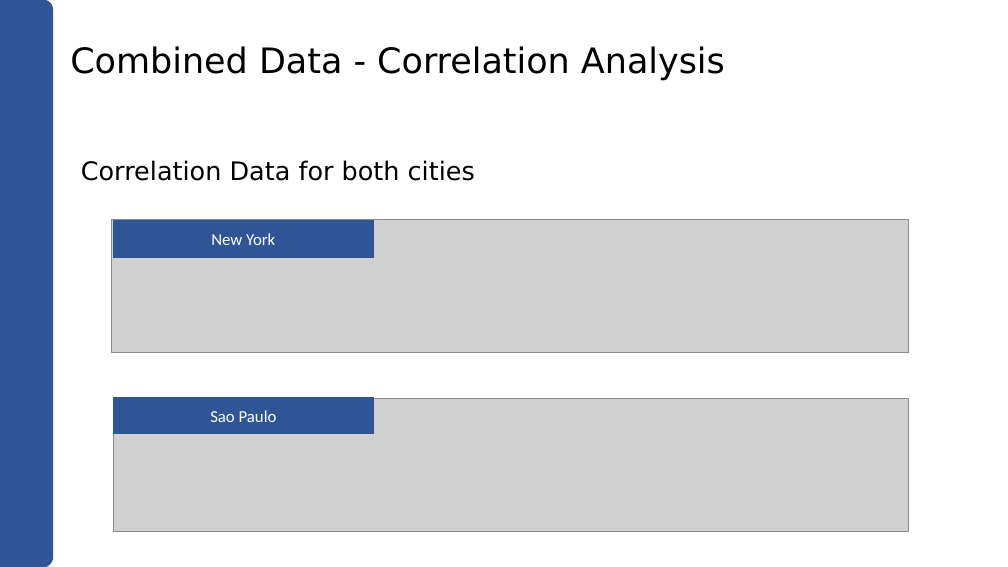
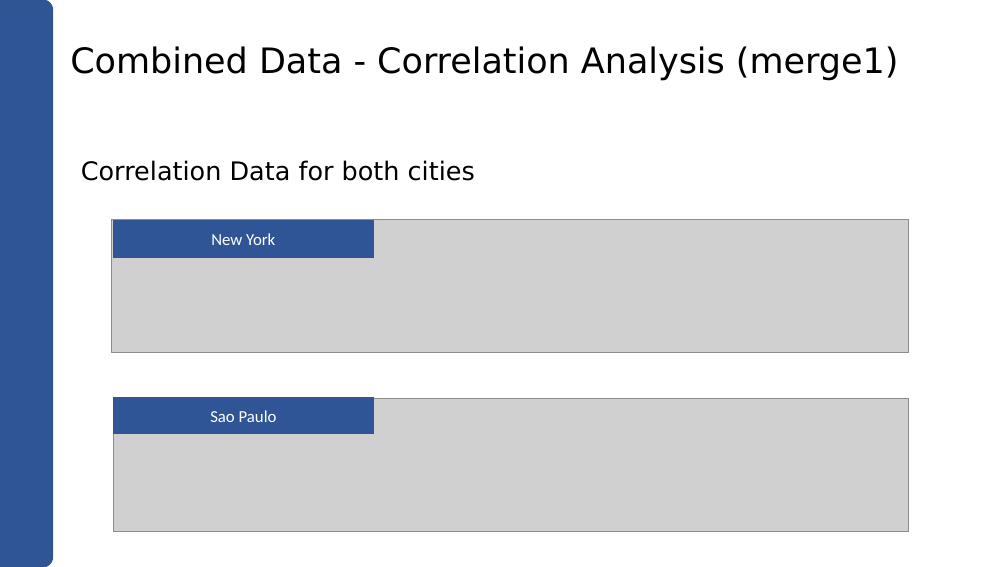
Before and after one commit to archinarula/Group-5-Project, a slide deck: slide 11 of Kushal_Work/Group_5-Presentation-V1_2.pptx (slide 19 before the commit). Drawn at 1008x567 pixels with LibreOffice and Linux fonts; fonts in the diff are those of the drawing; grey boxes stand for pictures. Boxes give left, top, right and bottom in pixels: in the first picture for what was removed or moved away, otherwise in the second. Text is boxed around its words. In the diff, an @@ line names an element or a change of style, - is before the commit and + after.

```diff
--- a/Kushal_Work/Group_5-Presentation-V1_2.pptx
+++ b/Kushal_Work/Group_5-Presentation-V1_2.pptx
@@ text at box(70, 46, 899, 81): text changed @@
-Combined Data - Correlation Analysis
+Combined Data - Correlation Analysis (merge1)
```
Also in this commit, not shown: 18 other slides changed.
